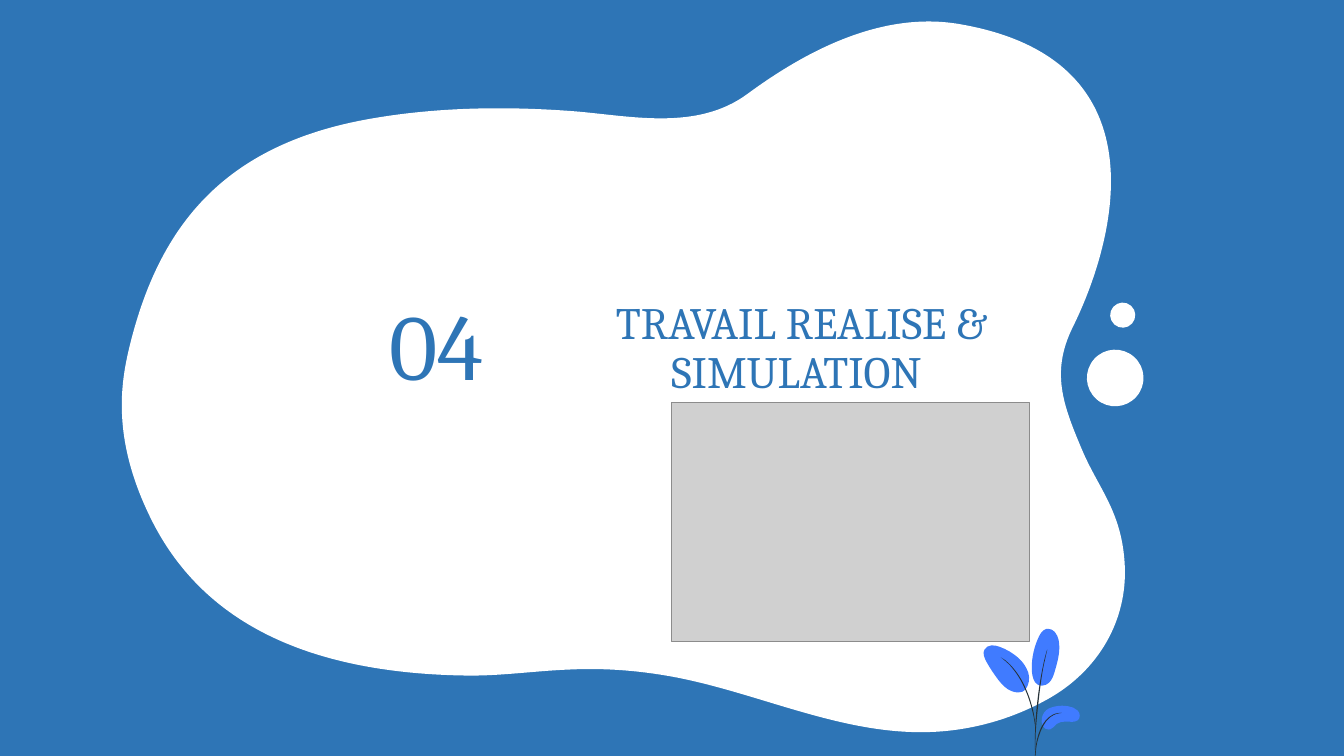
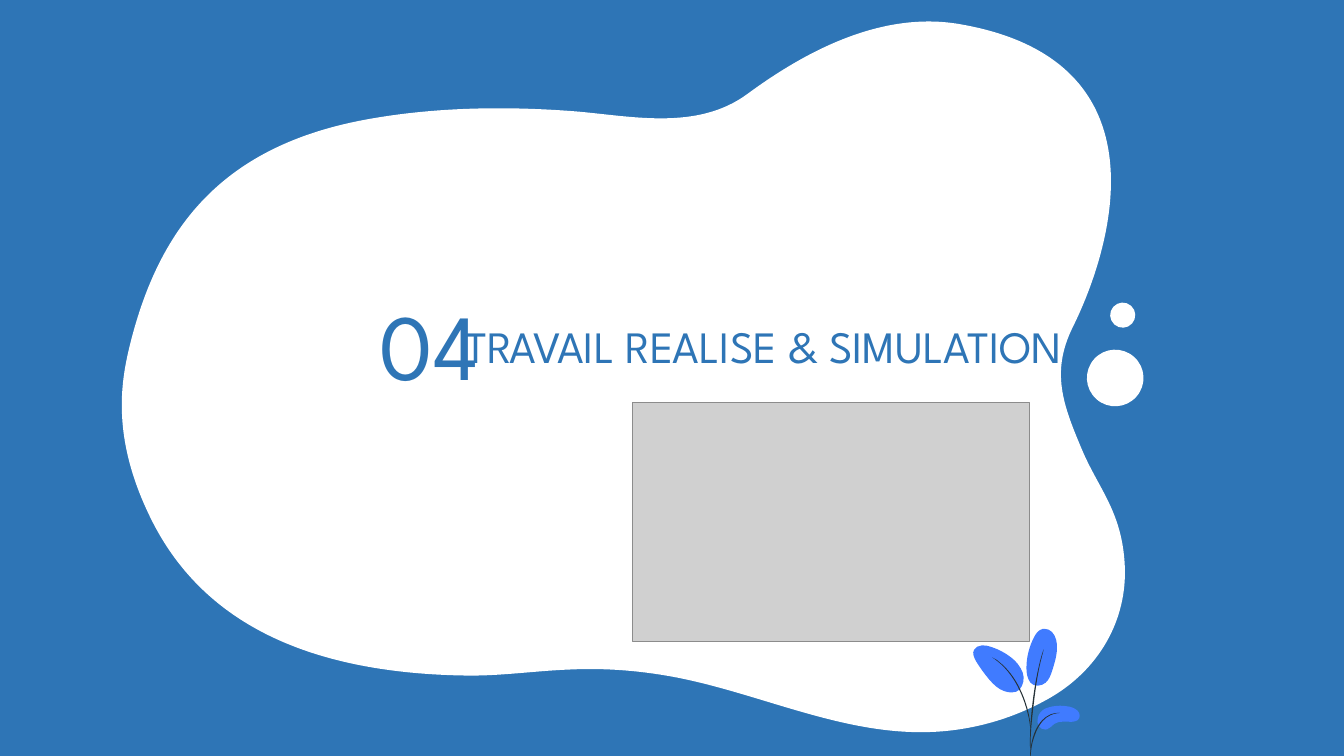
Before and after one commit to Claude127/stageX2, a slide deck: slide 15 of Presentation1.pptx. Drawn at 1344x756 pixels with LibreOffice and Linux fonts; fonts in the diff are those of the drawing; grey boxes stand for pictures. Boxes give left, top, right and bottom in pixels: in the first picture for what was removed or moved away, otherwise in the second. Text is boxed around its words. In the diff, an @@ line names an element or a change of style, - is before the commit and + after.

```diff
--- a/Presentation1.pptx
+++ b/Presentation1.pptx
@@ title "04": place and size @@
-title "04" at <box>389,316,483,381</box>
+title "04" at <box>379,317,479,381</box>
@@ title "04" at <box>379,317,479,381</box>: font Cambria to League Spartan @@
@@ title "TRAVAIL REALISE & SIMULATION" at <box>465,318,1062,377</box>: font Cambria to League Spartan @@
@@ title "TRAVAIL REALISE & SIMULATION": place and size @@
-title "TRAVAIL REALISE & SIMULATION" at <box>616,308,946,389</box>
+title "TRAVAIL REALISE & SIMULATION" at <box>465,318,1062,377</box>
@@ picture: place and size @@
-picture at <box>671,402,1030,641</box>
+picture at <box>633,402,1030,641</box>
@@ freeform shape: place and size @@
-freeform shape at <box>983,645,1030,693</box>
+freeform shape at <box>972,645,1024,693</box>
@@ freeform shape: place and size @@
-freeform shape at <box>1001,657,1035,730</box>
+freeform shape at <box>992,657,1030,730</box>
@@ 3 freeform shapes: place and size @@
-3 freeform shapes at <box>1032,629,1063,756</box>
+3 freeform shapes at <box>1026,629,1061,756</box>
@@ freeform shape: place and size @@
-freeform shape at <box>1042,706,1081,730</box>
+freeform shape at <box>1037,706,1081,730</box>
```
Also in this commit, not shown: 25 other slides changed.
